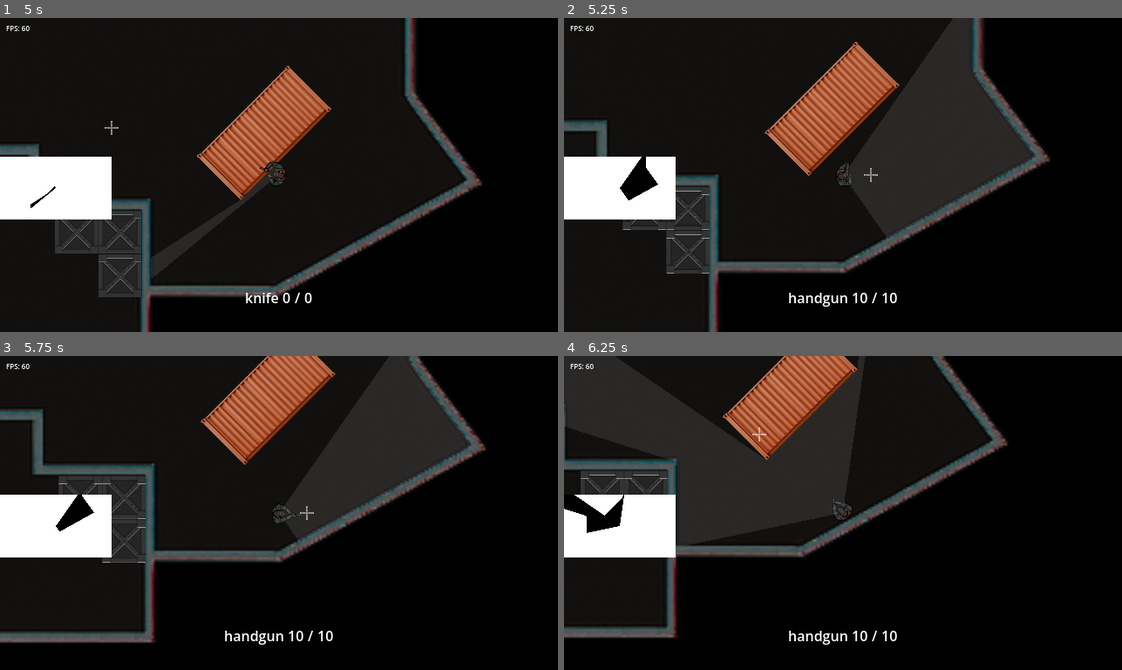
Above: before the commit, frames 1-4 (two rows, left to right).
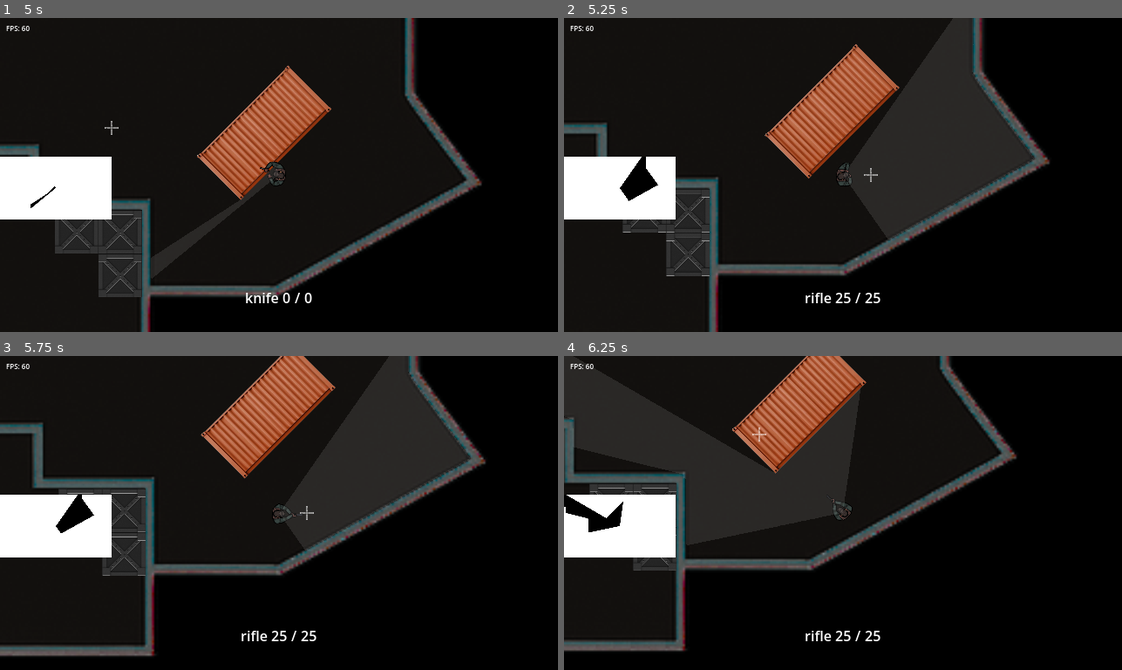
Above: after the commit, the same moments.

Repository: nathgoutam93/grey-line
Game: Godot game, scene res://scenes/maps/counter_strike/counter_strike.tscn
Two runs of this game, one before a commit and one after it. Both use one fixed random seed, a clock stepped at 60 frames per second and the inputs below. This scene is started directly instead of the project's main scene.
Inputs (mouse positions are in pixels of both pictures, inside the frame that each line leads up to):
- Up to frame 1 (5 s): tap Enter at 0.5 s; move the mouse to (401, 159) at 0.52 s; hold D (move_right) 0.53-1.28 s; tap F (pickup) at 0.6, 1.55, 2.85, 4.55 s; click (401, 159) at 0.8 s; move the mouse to (167, 190) at 1.27 s; hold S (move_down) 1.28-2.03 s; click (167, 190) at 1.35 s; move the mouse to (334, 105) at 2.02 s; hold D (move_right) 2.03-2.78 s; tap G (drop_weapon) at 2.1 s; click (334, 105) at 2.3 s; move the mouse to (251, 237) at 2.77 s; hold W (move_up) 2.78-3.53 s; move the mouse to (446, 222) at 3.52 s; hold A (move_left) from 3.53 s (still down); click (446, 222) at 3.6 s; tap R (reload) at 4.15 s; move the mouse to (111, 127) at 4.27 s; tap Shift (slow_walk) at 4.35 s
- Up to frame 2 (5.25 s): move the mouse to (870, 175) at 5.02 s; release A (move_left) at 5.03 s; hold S (move_down) from 5.03 s (still down); tap Q (weapon_switch) at 5.1 s
- Up to frame 3 (5.75 s): keep holding S (move_down); click (306, 513) at 5.3 s
- Up to frame 4 (6.25 s): move the mouse to (759, 434) at 5.77 s; release S (move_down) at 5.78 s; hold D (move_right) from 5.78 s (still down); tap F (pickup) at 5.85 s

Frame 1 is identical in both runs. In frame 2, 6.9% of the frame differs, in the area x 0-88%, y 0-92%; in frame 3, 14%; in frame 4, 15%, in the area x 0-82%, y 0-95%.

Commit message:
fixed player dead

Diff:
--- a/resources/weapons/hand_gun.tres
+++ b/resources/weapons/hand_gun.tres
@@ -26,7 +26,7 @@
 
 [resource]
 script = ExtResource("1_tir7r")
-name = "handgun"
+name = "pistol"
 damage = 40
 mag_size = 10
 reload_duration = 1.0
--- a/resources/weapons/rifle.tres
+++ b/resources/weapons/rifle.tres
@@ -3,14 +3,17 @@
 [ext_resource type="Script" uid="uid://ds6mffk8bhugv" path="res://resources/weapon_modes/weapon_attack_mode.gd" id="1_0lkds"]
 [ext_resource type="Script" uid="uid://chb4uyirj3rf3" path="res://resources/weapons/weapon.gd" id="1_sbf7q"]
 [ext_resource type="AudioStream" uid="uid://cdjgbvnegkgkh" path="res://assets/sounds/rifle-shoot.mp3" id="2_p2jh4"]
+[ext_resource type="PackedScene" uid="uid://bt7txyxfcccff" path="res://scenes/weapon_pickup/rifle_pickup.tscn" id="3_ys2y7"]
 [ext_resource type="AudioStream" uid="uid://b101cpd0hbkcx" path="res://assets/sounds/rifle-reload.mp3" id="4_dggia"]
 [ext_resource type="AudioStream" uid="uid://dfppdypofdlfm" path="res://assets/sounds/rifle-equip.mp3" id="4_p2jh4"]
 [ext_resource type="Script" uid="uid://cjvxii2sa3y0u" path="res://resources/weapon_sounds/weapon_sounds.gd" id="5_ys2y7"]
+[ext_resource type="PackedScene" uid="uid://dm36jm84yb6hm" path="res://scenes/weapon/rifle.tscn" id="8_wwuao"]
 
 [sub_resource type="Resource" id="Resource_p2jh4"]
 script = ExtResource("1_0lkds")
 name = "burst"
 cooldown = 0.1
+is_auto = true
 sound = ExtResource("2_p2jh4")
 metadata/_custom_type_script = "uid://ds6mffk8bhugv"
 
@@ -24,6 +27,7 @@
 [resource]
 script = ExtResource("1_sbf7q")
 name = "rifle"
+weapon_type = 0
 damage = 80
 mag_size = 25
 reload_duration = 1.4
@@ -32,10 +36,12 @@
 camera_shake_strength = 5.0
 mode = SubResource("Resource_p2jh4")
 animations = {
-"attack": "rifle_shoot",
-"equip": "rifle_equip",
-"idle": "rifle_idle",
-"move": "rifle_move",
-"reload": "rifle_reload"
+"attack": "pistol_shoot",
+"equip": "pistol_equip",
+"idle": "pistol_idle",
+"move": "pistol_move",
+"reload": "pistol_reload"
 }
 sounds = SubResource("Resource_c4qrx")
+weapon_scene = ExtResource("8_wwuao")
+pickup_scene = ExtResource("3_ys2y7")
--- a/scenes/player/_scripts/player_controller.gd
+++ b/scenes/player/_scripts/player_controller.gd
@@ -30,8 +30,8 @@
 	return id == get_multiplayer_authority() or id == owner_peer_id
 
 func _ready():
-	# health_component.connect("die", _on_die)
-	pass
+	if health_component and not health_component.is_connected("die", _on_die):
+		health_component.connect("die", _on_die)
 
 func setup_locals():
 	camera.enabled = true
--- a/scenes/player/player.tscn
+++ b/scenes/player/player.tscn
@@ -7,6 +7,7 @@
 [ext_resource type="Resource" uid="uid://cop5hxltvyjt7" path="res://resources/weapons/hand_gun.tres" id="4_myrg7"]
 [ext_resource type="PackedScene" uid="uid://dnq1k2tl7o02m" path="res://components/health/health.tscn" id="5_fm80t"]
 [ext_resource type="PackedScene" uid="uid://4isysde6lgiy" path="res://components/weapon_manager/weapon_manager.tscn" id="5_gx1jg"]
+[ext_resource type="Resource" uid="uid://bc18r0r4gbkx3" path="res://resources/weapons/rifle.tres" id="9_myrg7"]
 [ext_resource type="PackedScene" uid="uid://b0debsmljmu54" path="res://components/crosshair/crosshair.tscn" id="10_h17s1"]
 [ext_resource type="PackedScene" uid="uid://wtqekk5k5spy" path="res://components/fps_counter/fps_counter.tscn" id="10_je7p5"]
 [ext_resource type="PackedScene" uid="uid://cn2p2tt8leglj" path="res://components/movement/movement_component.tscn" id="12_hoixd"]
@@ -88,7 +89,7 @@
 scale = Vector2(0.32, 0.32)
 
 [node name="WeaponManager" parent="." unique_id=898153522 node_paths=PackedStringArray("player", "skeletal_character", "camera_shake") instance=ExtResource("5_gx1jg")]
-default_weapons = Array[ExtResource("2_ugbui")]([ExtResource("3_fcs02"), ExtResource("4_myrg7")])
+default_weapons = Array[ExtResource("2_ugbui")]([ExtResource("3_fcs02"), ExtResource("4_myrg7"), ExtResource("9_myrg7")])
 player = NodePath("..")
 skeletal_character = NodePath("../PlayerMesh")
 camera_shake = NodePath("../Camera2D/CameraShake")
--- a/scenes/player/player_dead.gd
+++ b/scenes/player/player_dead.gd
@@ -2,5 +2,5 @@
 
 
 func _ready() -> void:
-    await get_tree().create_timer(10).timeout
-    queue_free()
+	await get_tree().create_timer(10).timeout
+	queue_free()
--- /dev/null
+++ b/scenes/weapon/rifle.tscn
@@ -0,0 +1,9 @@
+[gd_scene format=3 uid="uid://dm36jm84yb6hm"]
+
+[ext_resource type="PackedScene" uid="uid://r6ta42rhscx2" path="res://scenes/weapon/base_weapon.tscn" id="1_r7d84"]
+[ext_resource type="Texture2D" uid="uid://bvk3d81x52p7d" path="res://assets/sprites/pistol.png" id="2_a708l"]
+
+[node name="BaseWeapon" unique_id=1148465304 instance=ExtResource("1_r7d84")]
+
+[node name="Sprite2D" parent="." index="0"]
+texture = ExtResource("2_a708l")
--- /dev/null
+++ b/scenes/weapon_pickup/rifle_pickup.tscn
@@ -0,0 +1,14 @@
+[gd_scene format=3 uid="uid://bt7txyxfcccff"]
+
+[ext_resource type="PackedScene" uid="uid://djd5057n31hec" path="res://scenes/weapon_pickup/base_pickup.tscn" id="1_v38ht"]
+
+[node name="PistolPickup" instance=ExtResource("1_v38ht")]
+
+[node name="CollisionShape2D" parent="." index="0"]
+scale = Vector2(0.5, 0.5)
+
+[node name="Sprite2D" parent="." index="1"]
+scale = Vector2(0.5, 0.5)
+
+[node name="Area2D" parent="." index="2"]
+scale = Vector2(0.5, 0.5)
